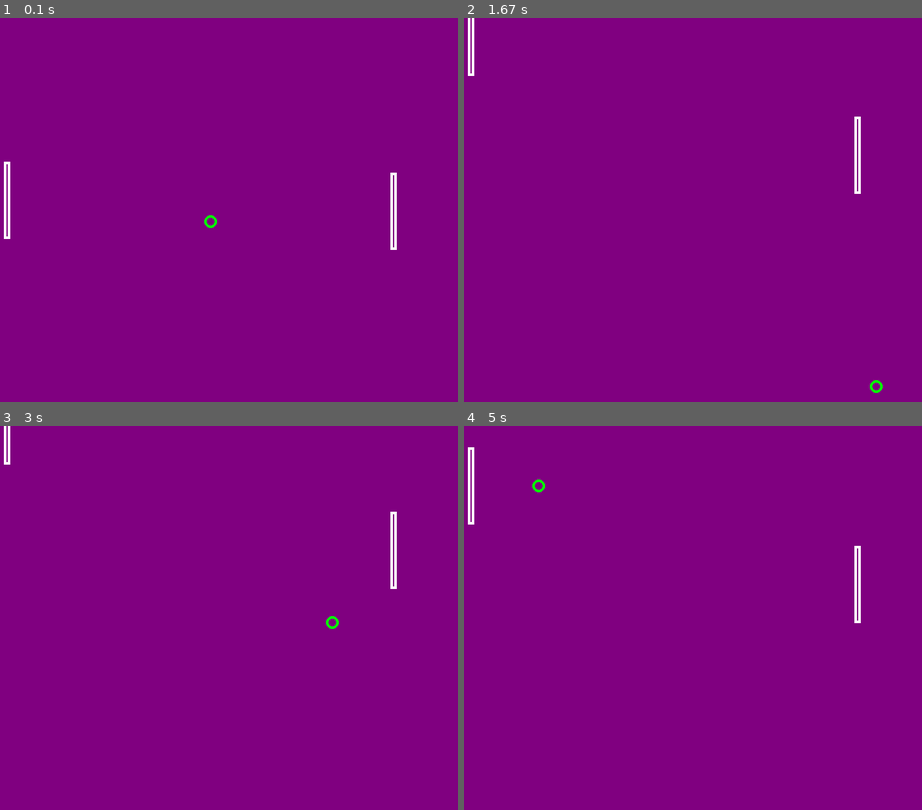
Above: before the commit, frames 1-4 (two rows, left to right).
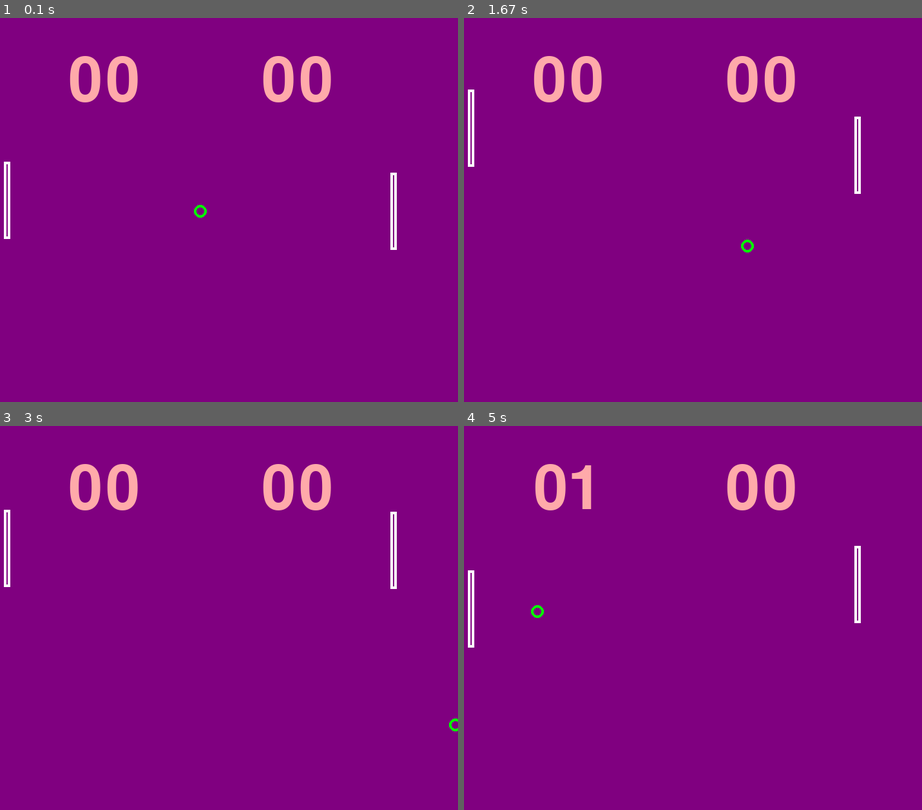
Above: after the commit, the same moments.

Repository: tjwei/NDHU_AM1130
Game: pygame game, started from pygame_pong.py
The game is run twice, just before and just after one commit, with the same random seed, the same clock (stepped at 60 frames per second) and the same inputs.
Inputs:
- Up to frame 1 (0.1 s): no input
- Up to frame 2 (1.67 s): hold Up 0.33-0.8 s; hold Down 0.83-1.13 s; hold Up 1.17-1.53 s; hold Down from 1.57 s (still down)
- Up to frame 3 (3 s): release Down at 1.93 s; hold Up 1.97-2.27 s; hold Down 2.3-2.6 s; hold Up from 2.63 s (still down)
- Up to frame 4 (5 s): release Up at 3 s; hold Down 3.03-3.4 s; hold Up 3.43-3.73 s; hold Down 3.77-4.07 s; hold Up 4.1-4.47 s; hold Down 4.5-4.87 s; hold Up from 4.9 s (still down)

The runs differ from the first frame. In frame 1, 2.1% of the frame differs, in the area x 15-73%, y 9-55%; in frame 2, 2.5%, in the area x 0-92%, y 0-98%; in frame 3, 2.4%; in frame 4, 2.3%.

Commit message:
Update pygame_pong.py

Diff:
--- a/pygame_pong.py
+++ b/pygame_pong.py
@@ -30,15 +30,24 @@
 
 pygame.init()
 screen = pygame.display.set_mode((WIDTH, HEIGHT))
+font_score = pygame.font.Font(None, 140)
+hit_effect = pygame.mixer.Sound('sfx_exp_odd7.wav')
+dead_effect = pygame.mixer.Sound('sfx_exp_odd2.wav')
 
-ball = Item(400, 300, 10, 1, 1)
+
+
+
+ball = Item(400, 300, 10, random.choice([-1, 1]), random.uniform(-1,1))
 board = Item(700, 300, 60, 0, 0)
 enemy = Item(100, 300, 60, 0, 0)
 
 
 ticks0 = pygame.time.get_ticks()
 last_ticks = ticks0
+score = [0, 0]
+pause_ticks = 1000
 while True:
+
     for event in pygame.event.get():
         if event.type == pygame.QUIT:
             pygame.quit()
@@ -75,8 +84,6 @@
     elif predict_y < enemy.y:
         enemy.y_speed = -1
 
-
-
     # 敵人位置更新
     x, y = enemy.next_pos(diff_ticks)
     if y > HEIGHT:
@@ -86,9 +93,7 @@
     enemy.x, enemy.y = x, y
 
     x, y = ball.next_pos(diff_ticks)
-    if y>=HEIGHT:
-        y = HEIGHT-1
-        ball.y_speed = -ball.y_speed
+
     # 玩家擊球判斷
     if board.x>=x>=board.x-5 and \
        board.y+board.r>=y>=board.y-board.r and \
@@ -96,6 +101,7 @@
         ball.x_speed=-ball.x_speed
         ball.y_speed = 1 if ball.y_speed>0 else -1
         ball.y_speed = ball.y_speed + (ball.y-board.y)/board.r
+        hit_effect.play()
 
     # 敵人擊球判斷
     if enemy.x<=x<=enemy.x+5 and \
@@ -104,17 +110,44 @@
         ball.x_speed=-ball.x_speed
         ball.y_speed = 1 if ball.y_speed>0 else -1
         ball.y_speed = ball.y_speed + (ball.y-enemy.y)/enemy.r
+        hit_effect.play()
+
+    # 球的邊界判斷
     if x>=WIDTH:
-        x = WIDTH-1
-        ball.x_speed = -ball.x_speed
+        score[1]+=1
+        ball = Item(400, 300, 10, -1, random.uniform(-1,1))
+        #x, y = ball.pos()
+        pause_ticks = 1000
+        dead_effect.play()
+
+    if x<0:
+        score[0]+=1
+        ball = Item(400, 300, 10, 1, random.uniform(-1,1))
+        #x, y = ball.pos()
+        pause_ticks = 1000
+        dead_effect.play()
+
+    if y>=HEIGHT:
+        y = HEIGHT-1
+        ball.y_speed = -ball.y_speed
     if y<=0:
         y = 0
         ball.y_speed = -ball.y_speed
-    if x<=0:
-        x = 0
-        ball.x_speed = -ball.x_speed
-    ball.x, ball.y = x, y
+
+    if pause_ticks>0:
+        pause_ticks-=diff_ticks
+    else:
+        ball.x, ball.y = x, y
+
+    # 清空螢幕 開始畫圖
     screen.fill((128,0,128))
+    # 印出分數
+    score1 = font_score.render("{:02d}".format(score[0]), True, (255, 170, 170))
+    score1_rect = score1.get_rect(center=(550, 100))
+    screen.blit(score1, score1_rect)
+    score2 = font_score.render("{:02d}".format(score[1]), True, (255, 170, 170))
+    score2_rect = score2.get_rect(center=(250, 100))
+    screen.blit(score2, score2_rect)
     pygame.draw.circle(screen, (0,255,0), ball.pos(), ball.r, 4)
     # 把玩家的板子畫出
     x, y = board.pos()
